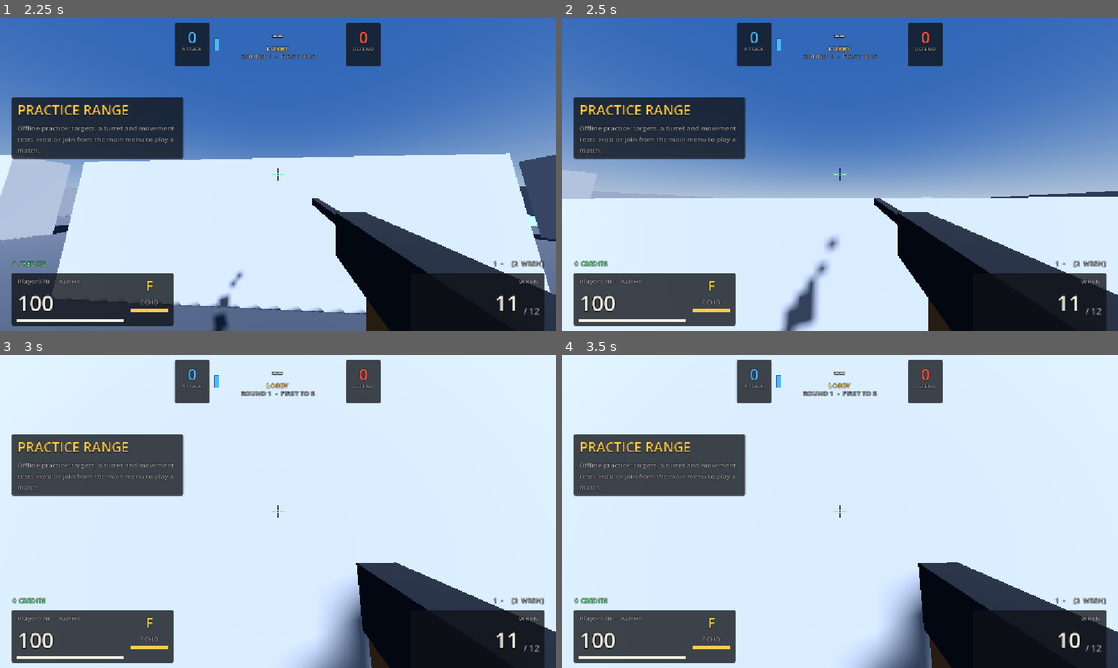
Above: before the commit, frames 1-4 (two rows, left to right).
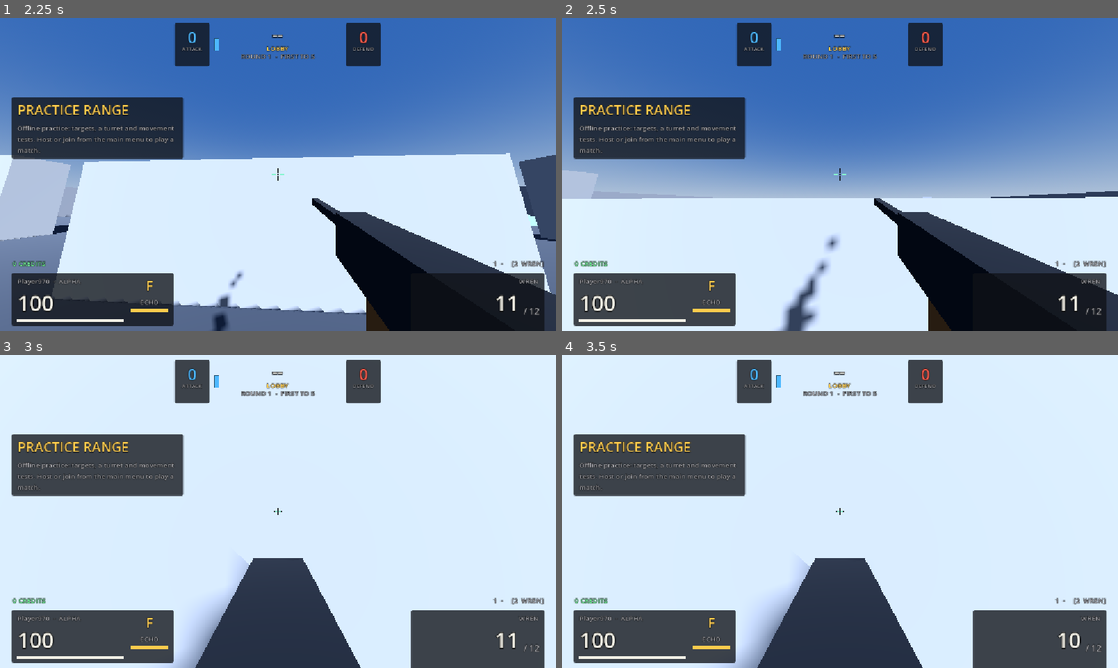
Above: after the commit, the same moments.

Repository: asadkhan/3v3fpsgame
Game: Godot game, scene res://scenes/core/main.tscn
Two runs of this game, one before a commit and one after it. Both use one fixed random seed, a clock stepped at 60 frames per second and the inputs below.
Inputs (mouse positions are in pixels of both pictures, inside the frame that each line leads up to):
- Up to frame 1 (2.25 s): click "PRACTICE RANGE (offline)" at 0.5 s; tap Enter (start_match) at 1.25 s; move the mouse to (305, 174) at 1.27 s; press the mouse at (305, 174) at 1.28 s; hold W (move_forward) from 1.28 s (still down); tap Space (jump) at 1.52 s; tap Shift (sprint) at 1.55, 2.1 s; move the mouse to (250, 174) at 2.02 s; release the mouse at (250, 174) at 2.03 s
- Up to frame 2 (2.5 s): keep holding W (move_forward); tap Space (jump) at 2.27 s; right-click (812, 174) at 2.3 s
- Up to frame 3 (3 s): keep holding W (move_forward); move the mouse to (289, 505) at 2.77 s; hold Right mouse button (aim, bound only after the commit) from 2.78 s (still down)
- Up to frame 4 (3.5 s): keep holding W (move_forward); keep holding Right mouse button (aim, bound only after the commit); click (851, 505) at 3.05 s

Frame 1 is identical in both runs. In frame 2, 0.3% of the frame differs, in the area x 5-95%, y 49-100%; in frame 3, 17%; in frame 4, 17%, in the area x 29-100%, y 48-100%.

Commit message:
Add Valorant-style aim down sights; fix frame-quantized fire rate
ADS on right mouse (hold by default, toggle in the Esc menu): per-weapon zoom, spread and recoil reduction, movement and fire-interval multipliers, blended over ads_time, with the viewmodel moving to centre and the crosshair tightening. Sensitivity scales with zoom. Sprinting, reloading, switching weapons, dying or freeing the mouse drops the aim. Implemented as a PlayerAim component; local only.

Fix: the weapon cooldown clamped at zero each frame, rounding every fire interval up to whole physics frames (the 667 RPM Kestrel fired at 600). Sub-frame leftover is now carried into the next shot, capped at one frame.

Verified offline in the windowed game: FOV 90 -> 72 (x1.25), speed 4.6 -> 3.5, max spread 0.83 -> 0.34 deg, fire rate 12 -> 11 shots/s, cancel rules, toggle mode, and hip/aimed screenshots.

Co-Authored-By: Claude Opus 5.5 <noreply@anthropic.com>

Diff:
--- a/data/weapons/halberd.tres
+++ b/data/weapons/halberd.tres
@@ -24,3 +24,9 @@
 viewmodel_kick = 0.05
 move_speed_multiplier = 0.92
 blocks_sprint = false
+ads_zoom = 1.25
+ads_time = 0.16
+ads_spread_multiplier = 0.4
+ads_recoil_multiplier = 0.8
+ads_move_multiplier = 0.76
+ads_fire_interval_multiplier = 1.0
--- a/data/weapons/jackal.tres
+++ b/data/weapons/jackal.tres
@@ -24,3 +24,9 @@
 viewmodel_kick = 0.035
 move_speed_multiplier = 0.98
 blocks_sprint = false
+ads_zoom = 1.15
+ads_time = 0.13
+ads_spread_multiplier = 0.7
+ads_recoil_multiplier = 0.85
+ads_move_multiplier = 0.8
+ads_fire_interval_multiplier = 1.1
--- a/data/weapons/kestrel.tres
+++ b/data/weapons/kestrel.tres
@@ -24,3 +24,9 @@
 viewmodel_kick = 0.05
 move_speed_multiplier = 0.92
 blocks_sprint = false
+ads_zoom = 1.25
+ads_time = 0.16
+ads_spread_multiplier = 0.4
+ads_recoil_multiplier = 0.8
+ads_move_multiplier = 0.76
+ads_fire_interval_multiplier = 1.1
--- a/data/weapons/wren.tres
+++ b/data/weapons/wren.tres
@@ -24,3 +24,9 @@
 viewmodel_kick = 0.06
 move_speed_multiplier = 1.0
 blocks_sprint = false
+ads_zoom = 1.15
+ads_time = 0.12
+ads_spread_multiplier = 0.6
+ads_recoil_multiplier = 0.85
+ads_move_multiplier = 0.85
+ads_fire_interval_multiplier = 1.0
--- a/project.godot
+++ b/project.godot
@@ -128,6 +128,12 @@
 ]
 }
 
+aim={
+"deadzone": 0.2,
+"events": [Object(InputEventMouseButton,"resource_local_to_scene":false,"resource_name":"","device":-1,"window_id":0,"alt_pressed":false,"shift_pressed":false,"ctrl_pressed":false,"meta_pressed":false,"button_mask":0,"position":Vector2(0, 0),"global_position":Vector2(0, 0),"factor":1.0,"button_index":2,"canceled":false,"pressed":false,"double_click":false,"script":null)
+]
+}
+
 [physics]
 
 3d/physics_engine="Jolt Physics"
--- a/scenes/player/player.tscn
+++ b/scenes/player/player.tscn
@@ -6,6 +6,7 @@
 [ext_resource type="PackedScene" path="res://scenes/ui/hit_marker.tscn" id="4_hitmarker"]
 [ext_resource type="PackedScene" path="res://scenes/game/echo_field.tscn" id="5_echo_field"]
 [ext_resource type="Script" path="res://scripts/player/player_loadout.gd" id="6_loadout"]
+[ext_resource type="Script" path="res://scripts/player/player_aim.gd" id="7_aim"]
 
 [sub_resource type="CapsuleShape3D" id="CapsuleShape_stand"]
 radius = 0.35
@@ -61,3 +62,6 @@
 
 [node name="Loadout" type="Node" parent="."]
 script = ExtResource("6_loadout")
+
+[node name="Aim" type="Node" parent="."]
+script = ExtResource("7_aim")
--- a/scripts/core/game_config.gd
+++ b/scripts/core/game_config.gd
@@ -35,6 +35,7 @@
 	"video/field_of_view": {"default": 90.0, "type": TYPE_FLOAT},
 	"video/fullscreen": {"default": false, "type": TYPE_BOOL},
 	"player/display_name": {"default": "", "type": TYPE_STRING},
+	"input/aim_toggle": {"default": false, "type": TYPE_BOOL},
 }
 
 
@@ -65,6 +66,11 @@
 var fullscreen: bool:
 	get: return get_setting("video/fullscreen")
 	set(value): set_setting("video/fullscreen", value)
+
+## Right mouse toggles aiming instead of holding it.
+var aim_toggle: bool:
+	get: return get_setting("input/aim_toggle")
+	set(value): set_setting("input/aim_toggle", value)
 
 ## The name shown to other players. Empty until the player picks one; see
 ## [method NetworkManager.local_display_name] for the fallback.
--- a/scripts/player/player.gd
+++ b/scripts/player/player.gd
@@ -800,12 +800,11 @@
 	_weapon_mount.position = _viewmodel_rest
 
 
-## Recovers the viewmodel's recoil kick. Purely cosmetic, and driven from here
-## rather than from the weapon because the mount is a node on the player.
+## Places the viewmodel: its rest position, moved towards the centre by aiming,
+## plus the recovering recoil kick. Purely cosmetic, and driven from here rather
+## than from the weapon because the mount is a node on the player.
 func _update_viewmodel_kick(delta: float) -> void:
-	if _weapon_mount == null:
-		return
-	if _viewmodel_kick <= 0.0:
+	if _weapon_mount == null or not _weapon_mount.visible:
 		return
 
 	_viewmodel_kick = maxf(_viewmodel_kick - delta * VIEWMODEL_KICK_RECOVERY, 0.0)
@@ -813,7 +812,23 @@
 	if weapon != null and weapon.data != null:
 		distance = weapon.data.viewmodel_kick
 	# Positive z is back towards the camera, which is what "kicking" means.
-	_weapon_mount.position = _viewmodel_rest + Vector3(0.0, 0.0, _viewmodel_kick * distance)
+	# Aimed, the kick is smaller - the steadier hold is part of what aiming buys.
+	var kick := _viewmodel_kick * distance * aim.recoil_scale()
+	_weapon_mount.position = _viewmodel_rest + aim.viewmodel_offset() + Vector3(0.0, 0.0, kick)
+
+
+## Applies the aim to everything outside the weapon's own numbers: the camera's
+## zoom and the weapon's fire interval. Movement, spread, recoil and mouse
+## sensitivity read [member aim] where they are computed.
+func _apply_aim() -> void:
+	_camera.fov = GameConfig.field_of_view / aim.zoom()
+	if weapon != null:
+		weapon.fire_interval_scale = aim.fire_interval_scale()
+
+
+## How far into aiming down sights this player is, 0 to 1. For the HUD.
+func get_aim_amount() -> float:
+	return aim.amount
 
 
 # --- Weapon signal handlers ---------------------------------------------
@@ -829,7 +844,7 @@
 	# host validates and casts exactly the ray the shooter's crosshair produced.
 	# Before this call existed `spread_degrees` was authored on every weapon and
 	# read by nothing, so every gun was perfectly accurate.
-	var direction := weapon.apply_spread(get_look_direction())
+	var direction := weapon.apply_spread(get_look_direction(), aim.spread_scale())
 
 	# Offline, this player is the whole authority and the raycast runs right
 	# here. Online, the host is the authority for what a shot hit, so the ray
@@ -1022,7 +1037,8 @@
 
 
 func _on_recoil_requested(_pitch_degrees: float, _yaw_degrees: float) -> void:
-	add_recoil(_pitch_degrees, _yaw_degrees)
+	var steady := aim.recoil_scale()
+	add_recoil(_pitch_degrees * steady, _yaw_degrees * steady)
 	_apply_view()
 	_viewmodel_kick = 1.0
 
@@ -1049,6 +1065,9 @@
 
 ## Primary + sidearm, switching and buying. See [PlayerLoadout].
 @onready var loadout: PlayerLoadout = $Loadout
+
+## Aiming down sights. See [PlayerAim].
+@onready var aim: PlayerAim = $Aim
 
 ## Set by the objective while this player is planting or defusing: movement,
 ## jumping and firing stop, looking around does not.
@@ -1366,6 +1385,7 @@
 		return
 
 	_is_dying = true
+	aim.reset()
 	_death_tilt = 0.0
 	_death_eye_start = _head.position.y
 	_apply_view()
@@ -1458,6 +1478,7 @@
 ## without pretending to be the authority for its health.
 func _reset_life_presentation() -> void:
 	_is_dying = false
+	aim.reset()
 	_offline_respawn_left = 0.0
 	_death_tilt = 0.0
 	_recoil_pitch = 0.0
@@ -1723,6 +1744,9 @@
 	# An unconfigured sensitivity must not make the camera unusable.
 	if sensitivity <= 0.0:
 		sensitivity = sensitivity_scale
+	# Scaled down with the zoom, so a mouse movement covers the same part of
+	# the screen aimed as at the hip.
+	sensitivity /= aim.zoom()
 
 	var delta := motion.relative * sensitivity
 
@@ -1819,6 +1843,8 @@
 func _physics_process(delta: float) -> void:
 	_tick_offline_respawn(delta)
 	_read_input()
+	aim.update(delta)
+	_apply_aim()
 	_update_combat(delta)
 	_update_viewmodel_kick(delta)
 
@@ -1939,7 +1965,7 @@
 		return crouch_speed
 	if _sprint_held and not _sprint_blocked():
 		return sprint_speed
-	return walk_speed * _weapon_speed_multiplier()
+	return walk_speed * _weapon_speed_multiplier() * aim.move_scale()
 
 
 ## The movement penalty of whatever is in the player's hands.
--- /dev/null
+++ b/scripts/player/player_aim.gd
@@ -0,0 +1,101 @@
+class_name PlayerAim
+extends Node
+## Aiming down sights. Tracks how far into the aim the player is ([member
+## amount], 0 at the hip to 1 fully aimed, blended over the weapon's
+## [member WeaponData.ads_time]) and turns the held weapon's ADS numbers into
+## the multipliers [Player] applies: field of view, mouse sensitivity, spread,
+## recoil, movement speed and fire interval.
+##
+## Local only. Aiming changes what the shooter's own machine does - the spread
+## it rolls, the fire rate its trigger allows, how fast it moves - and every one
+## of those already reaches the host through the shot and transform paths, so
+## there is nothing extra to replicate.
+##
+## Input: [code]aim[/code] (right mouse). Held by default; the
+## [code]input/aim_toggle[/code] setting makes it a toggle. Sprinting,
+## reloading, dying, switching weapons or freeing the mouse drops the aim.
+
+## 0 = hip, 1 = fully aimed.
+var amount: float = 0.0
+
+var _toggled: bool = false
+
+@onready var _player: Player = get_parent() as Player
+
+
+func is_aiming() -> bool:
+	return amount > 0.5
+
+
+## Called by the player every physics frame, before movement and combat.
+func update(delta: float) -> void:
+	var data := _data()
+	var wants := false
+	if _can_aim():
+		if GameConfig.aim_toggle:
+			if Input.is_action_just_pressed(&"aim"):
+				_toggled = not _toggled
+			wants = _toggled
+		else:
+			wants = Input.is_action_pressed(&"aim")
+	else:
+		_toggled = false
+
+	var duration := maxf(data.ads_time if data != null else 0.15, 0.01)
+	amount = move_toward(amount, 1.0 if wants else 0.0, delta / duration)
+
+
+## Drops straight back to the hip - on death, a weapon switch, a respawn.
+func reset() -> void:
+	amount = 0.0
+	_toggled = false
+
+
+func _can_aim() -> bool:
+	var weapon := _player.weapon
+	return not _player.is_network_remote \
+		and _player.input_enabled and _player.state.is_alive and not _player.objective_lock \
+		and _player.is_mouse_captured() \
+		and weapon != null and weapon.data != null and not weapon.is_reloading \
+		and not Input.is_action_pressed(&"sprint")
+
+
+func _data() -> WeaponData:
+	return _player.weapon.data if _player.weapon != null else null
+
+
+func _blend(aimed_value: float) -> float:
+	return lerpf(1.0, aimed_value, amount)
+
+
+# --- Multipliers (all 1.0 at the hip) -----------------------------------------
+
+func zoom() -> float:
+	var data := _data()
+	return _blend(data.ads_zoom) if data != null else 1.0
+
+
+func spread_scale() -> float:
+	var data := _data()
+	return _blend(data.ads_spread_multiplier) if data != null else 1.0
+
+
+func recoil_scale() -> float:
+	var data := _data()
+	return _blend(data.ads_recoil_multiplier) if data != null else 1.0
+
+
+func move_scale() -> float:
+	var data := _data()
+	return _blend(data.ads_move_multiplier) if data != null else 1.0
+
+
+func fire_interval_scale() -> float:
+	var data := _data()
+	return _blend(data.ads_fire_interval_multiplier) if data != null else 1.0
+
+
+## How far to move the viewmodel from its hip position.
+func viewmodel_offset() -> Vector3:
+	var data := _data()
+	return data.ads_viewmodel_offset * amount if data != null else Vector3.ZERO
--- a/scripts/player/player_loadout.gd
+++ b/scripts/player/player_loadout.gd
@@ -221,6 +221,8 @@
 	if not fresh and _slot_ammo.has(data.weapon_id):
 		weapon.ammo_in_magazine = int(_slot_ammo[data.weapon_id])
 		weapon.ammo_changed.emit(weapon.ammo_in_magazine, weapon.reserve_ammo)
+	# A new weapon comes up at the hip; each gun aims with its own numbers.
+	_player.aim.reset()
 	_player.weapon_changed.emit(weapon)
 	changed.emit()
 
--- a/scripts/ui/hud/crosshair.gd
+++ b/scripts/ui/hud/crosshair.gd
@@ -16,15 +16,26 @@
 	resized.connect(queue_redraw)
 
 
+## 0..1 aim amount from the local player; the lines close in as it rises, so
+## the crosshair shows the tighter spread aiming buys.
+var aim_amount: float = 0.0:
+	set(value):
+		if not is_equal_approx(value, aim_amount):
+			aim_amount = value
+			queue_redraw()
+
+
 func _draw() -> void:
 	var c := (size * 0.5).floor()
+	var gap := lerpf(GAP, GAP * 0.45, aim_amount)
+	var length := lerpf(LENGTH, LENGTH * 0.7, aim_amount)
 	var arms := [Vector2.UP, Vector2.DOWN, Vector2.LEFT, Vector2.RIGHT]
 	for pass_index in 2:
 		var outline := pass_index == 0
 		var colour := OUTLINE if outline else COLOUR
 		var grow := 1.0 if outline else 0.0
 		for dir: Vector2 in arms:
-			var a := c + dir * (GAP - grow)
-			var b := c + dir * (GAP + LENGTH + grow)
+			var a := c + dir * (gap - grow)
+			var b := c + dir * (gap + length + grow)
 			draw_line(a, b, colour, THICKNESS + grow * 2.0)
 		draw_rect(Rect2(c - Vector2.ONE * (1.0 + grow), Vector2.ONE * (2.0 + grow * 2.0)), colour)
--- a/scripts/ui/hud/hud.gd
+++ b/scripts/ui/hud/hud.gd
@@ -83,6 +83,7 @@
 
 	_crosshair.visible = (spectating or (_player != null and _player.state.is_alive)) \
 		and not GameManager.is_in(GamePhase.Phase.MATCH_END)
+	_crosshair.aim_amount = _player.get_aim_amount() if _player != null and not spectating else 0.0
 	_vignette.update_view(_player, delta)
 	_top_bar.update_view()
 	_status.update_view(spectator.target if spectating else _player, spectating)
--- a/scripts/ui/hud/pause_menu.gd
+++ b/scripts/ui/hud/pause_menu.gd
@@ -9,6 +9,7 @@
 var _sensitivity_value: Label
 var _fov: HSlider
 var _fov_value: Label
+var _aim_mode: Button
 
 
 func _ready() -> void:
@@ -44,6 +45,12 @@
 	_fov.value = GameConfig.field_of_view
 	_fov.value_changed.connect(_on_fov)
 	_refresh_values()
+
+	_aim_mode = Button.new()
+	_aim_mode.focus_mode = Control.FOCUS_NONE
+	_aim_mode.pressed.connect(_on_aim_mode)
+	column.add_child(_aim_mode)
+	_refresh_aim_mode()
 
 	var leave := Button.new()
 	leave.text = "LEAVE MATCH"
@@ -84,6 +91,15 @@
 	_refresh_values()
 
 
+func _on_aim_mode() -> void:
+	GameConfig.aim_toggle = not GameConfig.aim_toggle
+	_refresh_aim_mode()
+
+
+func _refresh_aim_mode() -> void:
+	_aim_mode.text = "AIM (right mouse):  %s" % ("TOGGLE" if GameConfig.aim_toggle else "HOLD")
+
+
 func _on_resume() -> void:
 	var player := NetworkManager.get_local_player()
 	if player != null:
--- a/scripts/weapons/weapon.gd
+++ b/scripts/weapons/weapon.gd
@@ -134,6 +134,10 @@
 ## scenery, or a target that was already down. The host reads this to tell a
 ## client whether its shot was a hit, so the hit marker only flashes for one.
 var last_damage_dealt: float = 0.0
+
+## Multiplies the time between shots. Set every frame by the owning player from
+## how far into aiming down sights it is; 1.0 at the hip.
+var fire_interval_scale: float = 1.0
 
 ## Where the last shot ended, for the tracer and the impact effect.
 var _last_shot_end: Vector3 = Vector3.ZERO
@@ -238,8 +242,13 @@
 ## every frame regardless of trigger state, so a reload finishes and a flash
 ## fades even with the trigger released.
 func _tick(delta: float) -> void:
-	if _cooldown_left > 0.0:
-		_cooldown_left = maxf(_cooldown_left - delta, 0.0)
+	# Allowed to run up to one frame below zero, and that overshoot is carried
+	# into the next shot's cooldown (see [method _try_fire]). Clamping at zero
+	# instead rounds every interval up to a whole number of physics frames:
+	# 0.09 s became 6 frames = 0.1 s, so a 667 RPM rifle fired at 600, and
+	# small fire-rate differences (such as aiming's) vanished entirely. The
+	# one-frame floor stops an idle weapon banking extra shots.
+	_cooldown_left = maxf(_cooldown_left - delta, -delta)
 	if _burst_timer > 0.0:
 		_burst_timer = maxf(_burst_timer - delta, 0.0)
 
@@ -278,7 +287,9 @@
 		return false
 
 	ammo_in_magazine -= 1
-	_cooldown_left = data.fire_interval
+	# Scaled by aiming on the shots that start a new trigger pull; the rounds
+	# inside a burst keep the weapon's own rhythm.
+	_cooldown_left = data.fire_interval * fire_interval_scale + minf(_cooldown_left, 0.0)
 	if _burst_left > 0:
 		_burst_left -= 1
 		if _burst_left > 0:
@@ -434,8 +445,11 @@
 ## A disc perpendicular to the aim, offset by the tangent of the cone angle,
 ## which is the standard cheap approximation of a cone. Random rather than a
 ## fixed pattern on purpose: a memorisable spray is another game's signature.
-func apply_spread(direction: Vector3) -> Vector3:
-	if data == null or data.spread_degrees <= 0.0:
+##
+## [param spread_scale] multiplies the cone - the player passes its aiming
+## bonus here, so the weapon itself stays unaware of ADS.
+func apply_spread(direction: Vector3, spread_scale: float = 1.0) -> Vector3:
+	if data == null or data.spread_degrees * spread_scale <= 0.0:
 		return direction
 
 	var up := Vector3.UP
@@ -444,7 +458,7 @@
 	var right := direction.cross(up).normalized()
 	var real_up := right.cross(direction).normalized()
 
-	var radius := tan(deg_to_rad(data.spread_degrees))
+	var radius := tan(deg_to_rad(data.spread_degrees * spread_scale))
 	var offset := right * randf_range(-radius, radius) + real_up * randf_range(-radius, radius)
 	return (direction + offset).normalized()
 
--- a/scripts/weapons/weapon_data.gd
+++ b/scripts/weapons/weapon_data.gd
@@ -164,6 +164,36 @@
 ## should be a decision in the data rather than an if-statement in the player.
 @export var blocks_sprint: bool = false
 
+# --- Aiming down sights -------------------------------------------------------
+# A precision option, not a requirement: a light zoom that tightens the spread
+# and steadies the recoil, paid for with slower movement (and, on some weapons,
+# a slightly slower fire rate). Hip fire stays viable. Each value is a
+# multiplier applied at full aim, blended in over [member ads_time].
+
+## Field-of-view magnification while aimed. 1.0 = no zoom.
+@export_range(1.0, 4.0, 0.05) var ads_zoom: float = 1.2
+
+## Seconds to go from hip to fully aimed (and back).
+@export_range(0.0, 1.0, 0.01) var ads_time: float = 0.15
+
+## Spread while aimed, as a fraction of [member spread_degrees].
+@export_range(0.0, 1.0, 0.05) var ads_spread_multiplier: float = 0.5
+
+## Recoil kick while aimed, as a fraction of the hip kick.
+@export_range(0.0, 1.0, 0.05) var ads_recoil_multiplier: float = 0.8
+
+## Movement speed while aimed, on top of [member move_speed_multiplier].
+@export_range(0.1, 1.0, 0.01) var ads_move_multiplier: float = 0.76
+
+## Time between shots while aimed, as a multiple of [member fire_interval].
+## Above 1.0 fires slower.
+@export_range(0.5, 2.0, 0.01) var ads_fire_interval_multiplier: float = 1.0
+
+## Where the weapon moves while aimed, relative to its hip position: towards
+## the centre of the screen and slightly closer. Tuned per model so its sights
+## line up with the crosshair.
+@export var ads_viewmodel_offset: Vector3 = Vector3(-0.22, 0.03, 0.02)
+
 
 ## Whether this weapon can be picked in a buy menu at all.
 func is_buyable() -> bool:
Not shown: 1 places in scenes/player/player.tscn that only renumber resources
Not shown, added: scripts/player/player_aim.gd.uid
Not shown, changed: HANDOFF.md
